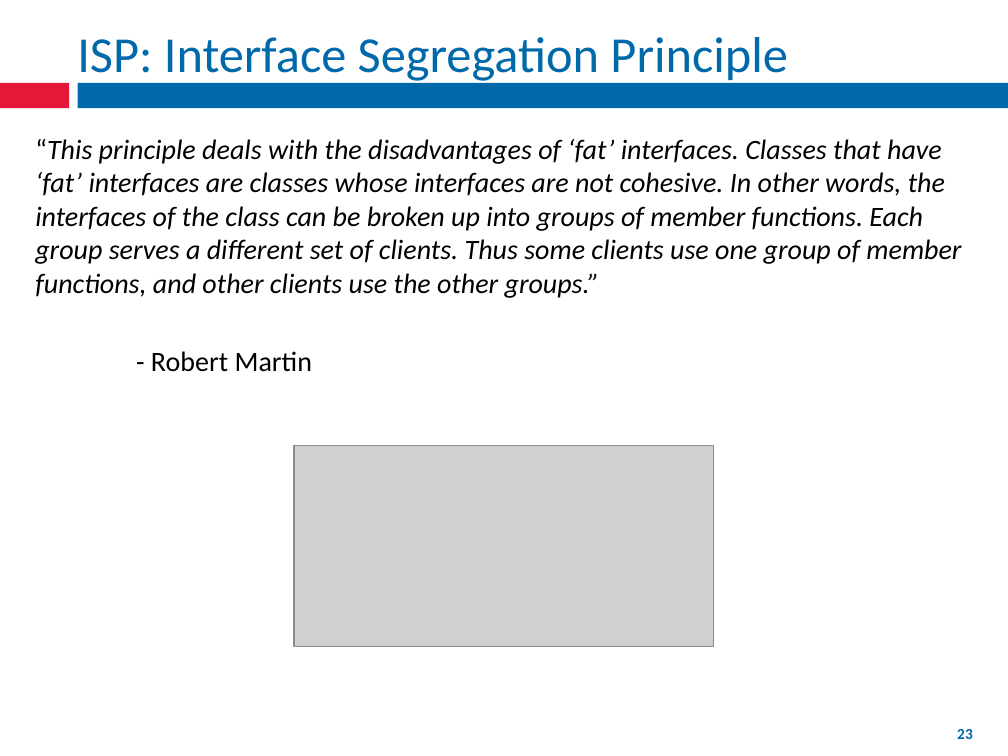
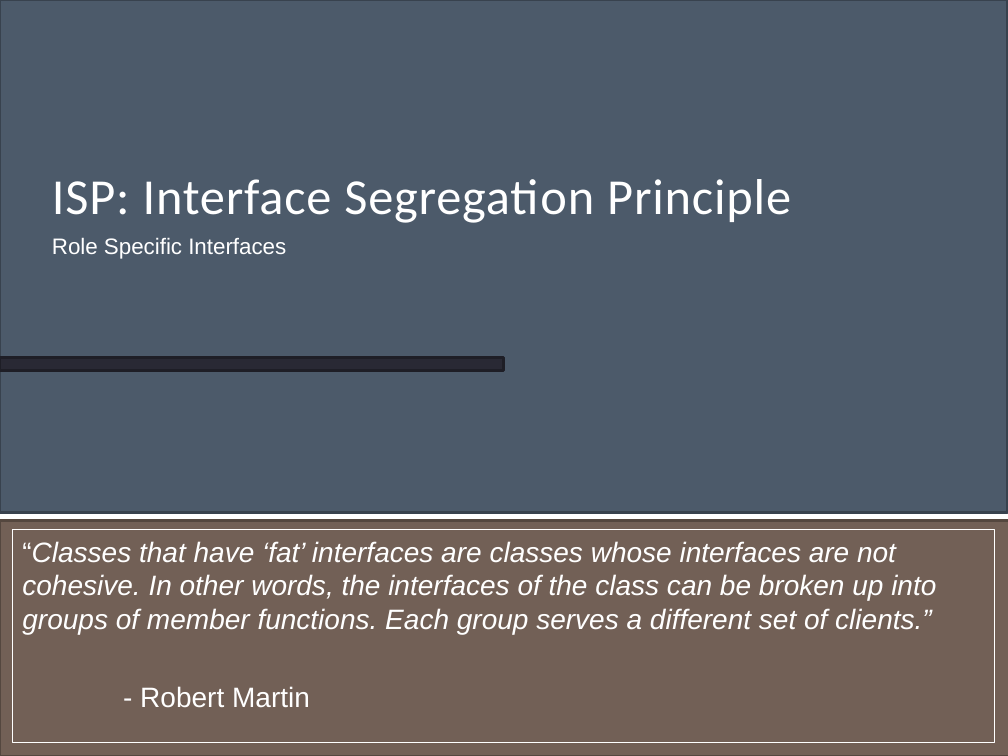
Before and after one commit to mxriverlynn/presentations-and-training, a slide deck: slide 21 of SOLID Principles - Step By Step Code/SOLID Principles Presentation.pptx (slide 23 before the commit). Drawn at 1008x756 pixels with LibreOffice and Linux fonts; fonts in the diff are those of the drawing; grey boxes stand for pictures; background and template pictures are left out. Boxes give left, top, right and bottom in pixels: in the first picture for what was removed or moved away, otherwise in the second. Text is boxed around its words. In the diff, an @@ line names an element or a change of style, - is before the commit and + after.

Commit message:
reformatted SOLID slides to a different powerpoint theme. took out a few slides that aren't needed, etc.

```diff
--- a/SOLID Principles - Step By Step Code/SOLID Principles Presentation.pptx
+++ b/SOLID Principles - Step By Step Code/SOLID Principles Presentation.pptx
@@ rectangle resized from (x1=78, y1=83, x2=1008, y2=108) to (x1=0, y1=0, x2=1008, y2=40) @@
@@ rectangle at (x1=0, y1=0, x2=1008, y2=40): fill #0069AA to #93A299 @@
@@ rectangle added at (x1=0, y1=0, x2=1008, y2=512), fill #4C5A6A, outline #38434E 2.08 pt @@
@@ rectangle removed at (x1=0, y1=83, x2=70, y2=108) @@
@@ text "ISP: Interface Segregation Principle" moved from (x1=77, y1=37, x2=787, y2=81) to (x1=52, y1=179, x2=791, y2=223) @@
@@ text "ISP: Interface Segregation Principle" at (x1=52, y1=179, x2=791, y2=223): text colour #0069AA to #FFFFFF, letter spacing 0 to 0.6 pt @@
@@ text added at (x1=52, y1=238, x2=286, y2=259), 16 pt, text #FFFFFF @@
+Role Specific Interfaces
@@ rectangle added at (x1=0, y1=357, x2=504, y2=370), fill #292934, outline #1E1E26 2.08 pt @@
@@ picture removed at (x1=294, y1=446, x2=715, y2=647) @@
@@ rectangle added at (x1=0, y1=521, x2=1008, y2=756), fill #726056, outline #544740 2.08 pt @@
@@ text "“Classes that have ‘fat’ interfaces ..." moved from (x1=35, y1=139, x2=961, y2=372) to (x1=22, y1=541, x2=936, y2=708) @@
@@ rectangle added at (x1=12, y1=529, x2=994, y2=742), outline #FFFFFF 1 pt @@
@@ text at (x1=22, y1=541, x2=936, y2=634): text changed; font Calibri to Arial; text colour #000000 to #FFFFFF @@
-“This principle deals with the disadvantages of ‘fat’ interfaces. Classes that have ‘fat’ interfaces are classes whose interfaces are not cohesive. In other words, the interfaces of the class can be broken up into groups of member functions. Each group serves a different set of clients. Thus some clients use one group of member functions, and other clients use the other groups.”
+“Classes that have ‘fat’ interfaces are classes whose interfaces are not cohesive. In other words, the interfaces of the class can be broken up into groups of member functions. Each group serves a different set of clients.”
@@ text at (x1=140, y1=686, x2=310, y2=708): font Calibri to Arial, text colour #000000 to #FFFFFF in "- Robert Martin" @@
@@ rectangle removed at (x1=277, y1=723, x2=731, y2=748) @@
@@ text removed at (x1=336, y1=723, x2=671, y2=752) @@
-Company Confidential – Do Not Duplicate
@@ page number removed at (x1=957, y1=729, x2=973, y2=739) @@
-23
```
Also in this commit, not shown: 28 other slides changed, 7 slides added, 10 slides removed.
